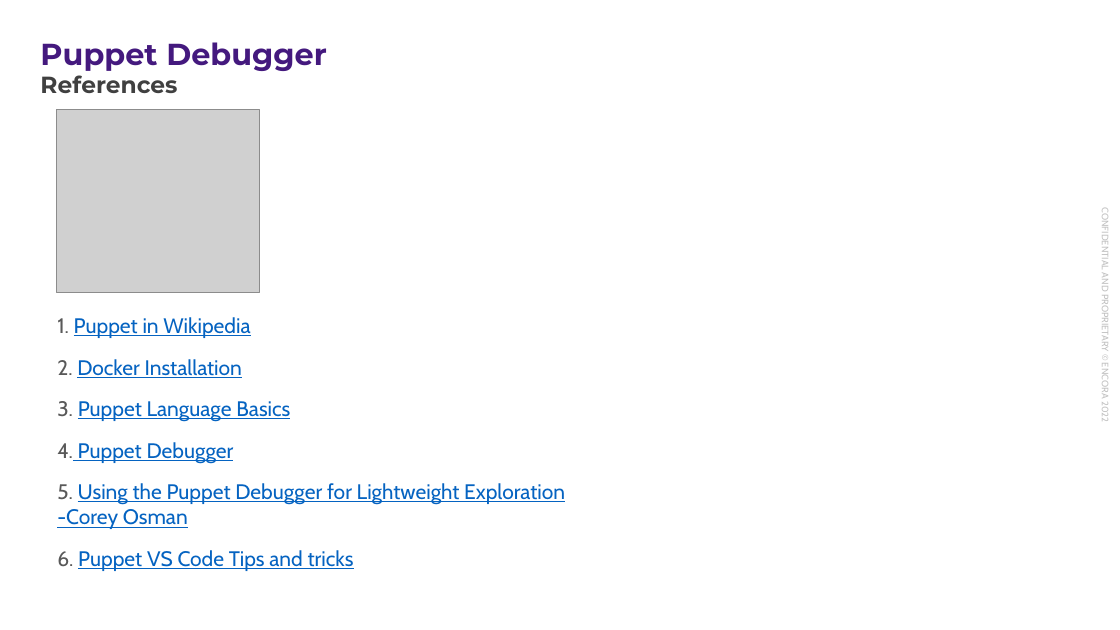
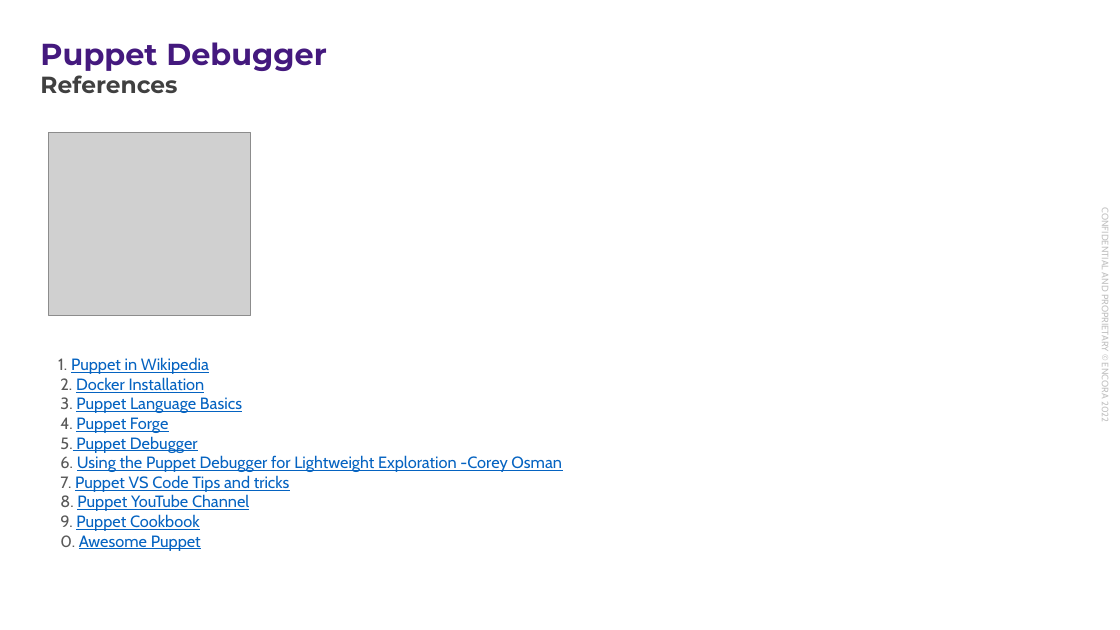
Before and after one commit to enogrob/presentation-puppet-debugger, a slide deck: slide 25 of docs/presentation-puppet-debugger.pptx. Drawn at 1120x630 pixels with LibreOffice and Linux fonts; fonts in the diff are those of the drawing; grey boxes stand for pictures; background and template pictures are left out. Boxes give left, top, right and bottom in pixels: in the first picture for what was removed or moved away, otherwise in the second. Text is boxed around its words. In the diff, an @@ line names an element or a change of style, - is before the commit and + after.

```diff
--- a/docs/presentation-puppet-debugger.pptx
+++ b/docs/presentation-puppet-debugger.pptx
@@ picture: place and size @@
-picture at (56, 109, 259, 292)
+picture at (48, 132, 250, 315)
@@ text at (58, 357, 562, 551): text changed; size 18 to 14 pt @@
-1. Puppet in Wikipedia
-2. Docker Installation
-3. Puppet Language Basics
-4. Puppet Debugger
-5. Using the Puppet Debugger for Lightweight Exploration -Corey Osman
-6. Puppet VS Code Tips and tricks
+1. Puppet in Wikipedia
+2. Docker Installation
+3. Puppet Language Basics
+4. Puppet Forge
+5. Puppet Debugger
+6. Using the Puppet Debugger for Lightweight Exploration -Corey Osman
+7. Puppet VS Code Tips and tricks
+8. Puppet YouTube Channel
+9. Puppet Cookbook
+0. Awesome Puppet
```
Also in this commit, not shown: 10 other slides changed, 12 other files.
